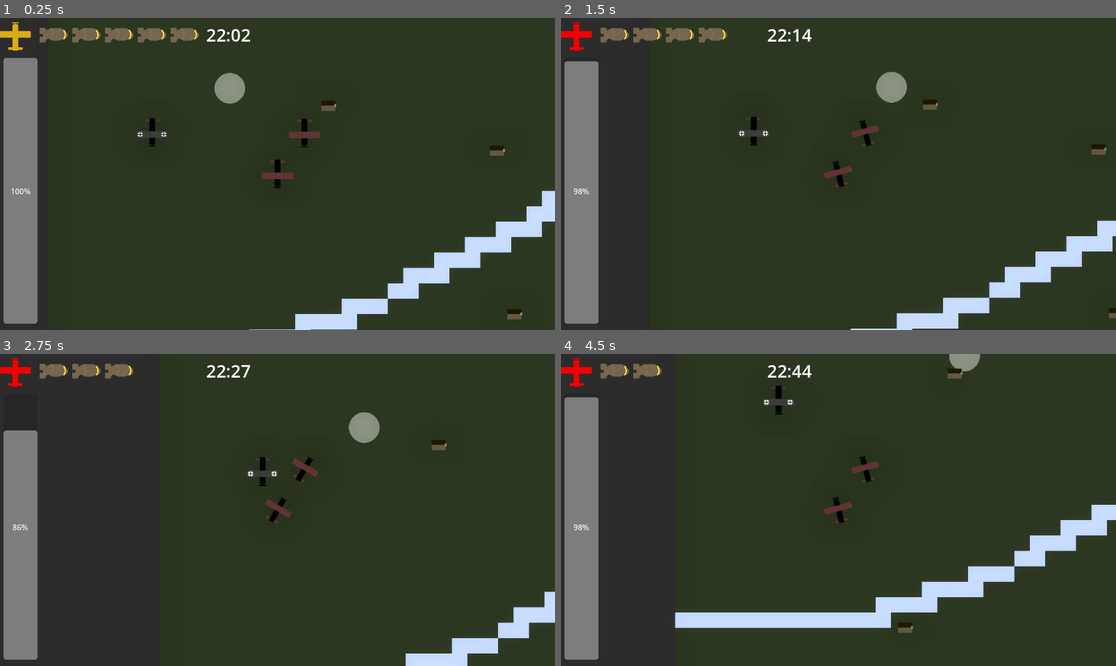
Above: before the commit, frames 1-4 (two rows, left to right).
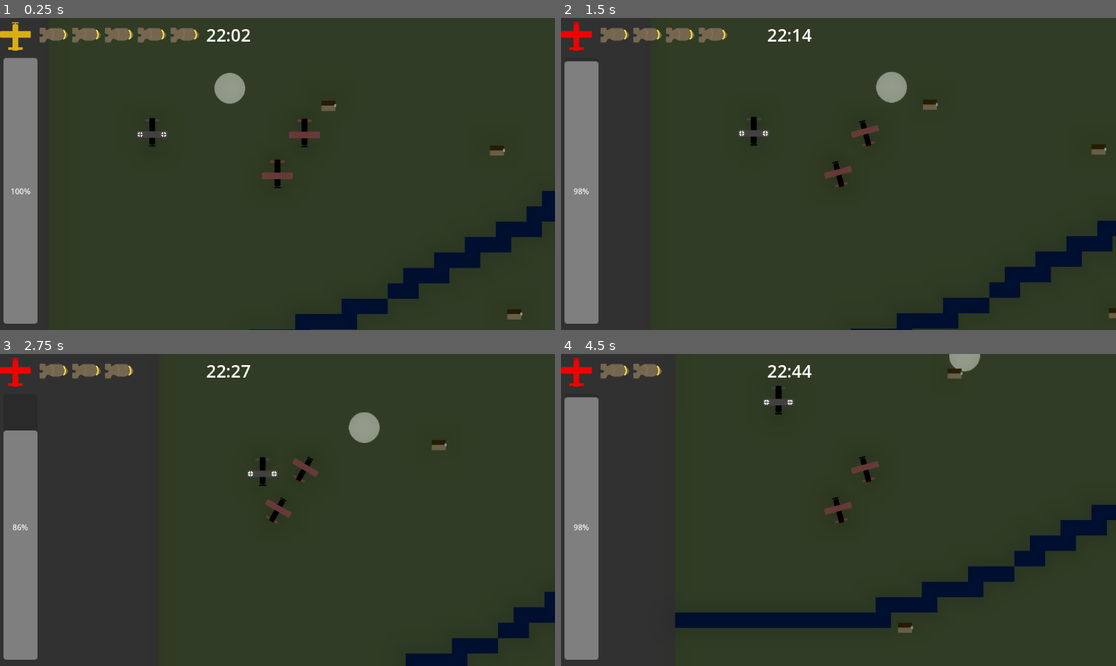
Above: after the commit, the same moments.

Repository: jsteele15/Night-witches
Game: Godot game, scene res://map/main.tscn
Two runs of this game, one before a commit and one after it. Both use one fixed random seed, a clock stepped at 60 frames per second and the inputs below.
Inputs:
- Up to frame 1 (0.25 s): no input
- Up to frame 2 (1.5 s): hold D (right) 0.53-1.28 s; hold Space (bomb) 0.53-1.28 s; hold A (left) from 1.28 s (still down); tap E (engine) at 1.35 s
- Up to frame 3 (2.75 s): release A (left) at 2.03 s; hold D (right) from 2.03 s (still down); hold Space (bomb) from 2.03 s (still down)
- Up to frame 4 (4.5 s): release Space (bomb) at 2.78 s; tap E (engine) at 2.85, 4.35 s; release D (right) at 3.53 s; hold Space (bomb) 3.53-4.28 s; hold A (left) from 3.53 s (still down)

The runs differ from the first frame. In frame 1, 3.4% of the frame differs, in the area x 44-100%, y 55-100%; in frame 2, 2.8%; in frame 3, 1.6%; in frame 4, 4.9%, in the area x 20-100%, y 48-88%.

Commit message:
main menu
- outline for the main menu

Diff:
--- a/night-witches/map/world.tres
+++ b/night-witches/map/world.tres
@@ -3,7 +3,7 @@
 [resource]
 background_mode = 3
 glow_enabled = true
-glow_bloom = 0.13
+glow_bloom = 0.18
 fog_light_energy = 3.1
 fog_sun_scatter = 0.63
 adjustment_enabled = true
--- /dev/null
+++ b/night-witches/ui/start_menu.gd
@@ -0,0 +1,14 @@
+extends Node2D
+
+@onready var play_but : Button = $"start menu canvas/Control/sides screen container/left side container/VBoxContainer/play"#
+@onready var tutorial_but : Button = $"start menu canvas/Control/sides screen container/left side container/VBoxContainer/tutorial"
+@onready var history_but : Button = $"start menu canvas/Control/sides screen container/left side container/VBoxContainer/history"
+@onready var credits_but : Button = $"start menu canvas/Control/sides screen container/left side container/VBoxContainer/credits"
+# Called when the node enters the scene tree for the first time.
+func _ready() -> void:
+	pass # Replace with function body.
+
+
+# Called every frame. 'delta' is the elapsed time since the previous frame.
+func _process(delta: float) -> void:
+	pass
--- /dev/null
+++ b/night-witches/ui/start_menu.tscn
@@ -0,0 +1,75 @@
+[gd_scene load_steps=2 format=3 uid="uid://yjevycyx5wa6"]
+
+[ext_resource type="Script" uid="uid://wa5xu0eyn8a2" path="res://ui/start_menu.gd" id="1_kw4xl"]
+
+[node name="start menu" type="Node2D"]
+script = ExtResource("1_kw4xl")
+
+[node name="start menu canvas" type="CanvasLayer" parent="."]
+
+[node name="Control" type="Control" parent="start menu canvas"]
+layout_mode = 3
+anchor_right = 1.0
+anchor_bottom = 1.0
+offset_left = 10.0
+offset_top = 10.0
+offset_right = -10.0
+offset_bottom = -10.0
+grow_horizontal = 2
+grow_vertical = 2
+size_flags_horizontal = 3
+size_flags_vertical = 3
+
+[node name="sides screen container" type="GridContainer" parent="start menu canvas/Control"]
+layout_mode = 1
+anchors_preset = 15
+anchor_right = 1.0
+anchor_bottom = 1.0
+grow_horizontal = 2
+grow_vertical = 2
+size_flags_horizontal = 3
+columns = 2
+
+[node name="left side container" type="VBoxContainer" parent="start menu canvas/Control/sides screen container"]
+layout_mode = 2
+size_flags_horizontal = 3
+size_flags_vertical = 3
+
+[node name="space filler" type="Control" parent="start menu canvas/Control/sides screen container/left side container"]
+layout_mode = 2
+size_flags_vertical = 3
+
+[node name="VBoxContainer" type="VBoxContainer" parent="start menu canvas/Control/sides screen container/left side container"]
+layout_mode = 2
+size_flags_vertical = 3
+
+[node name="play" type="Button" parent="start menu canvas/Control/sides screen container/left side container/VBoxContainer"]
+layout_mode = 2
+size_flags_vertical = 3
+text = "play"
+
+[node name="tutorial" type="Button" parent="start menu canvas/Control/sides screen container/left side container/VBoxContainer"]
+layout_mode = 2
+size_flags_vertical = 3
+text = "tutorial
+"
+
+[node name="history" type="Button" parent="start menu canvas/Control/sides screen container/left side container/VBoxContainer"]
+layout_mode = 2
+size_flags_vertical = 3
+text = "history"
+
+[node name="credits" type="Button" parent="start menu canvas/Control/sides screen container/left side container/VBoxContainer"]
+layout_mode = 2
+size_flags_vertical = 3
+text = "credits
+"
+
+[node name="space filler2" type="Control" parent="start menu canvas/Control/sides screen container/left side container"]
+layout_mode = 2
+size_flags_vertical = 3
+
+[node name="side info" type="RichTextLabel" parent="start menu canvas/Control/sides screen container"]
+layout_mode = 2
+size_flags_horizontal = 3
+size_flags_vertical = 3
Binary file changed: night-witches/assets/img/ground tiles.png
Not shown, added: night-witches/ui/start_menu.gd.uid
